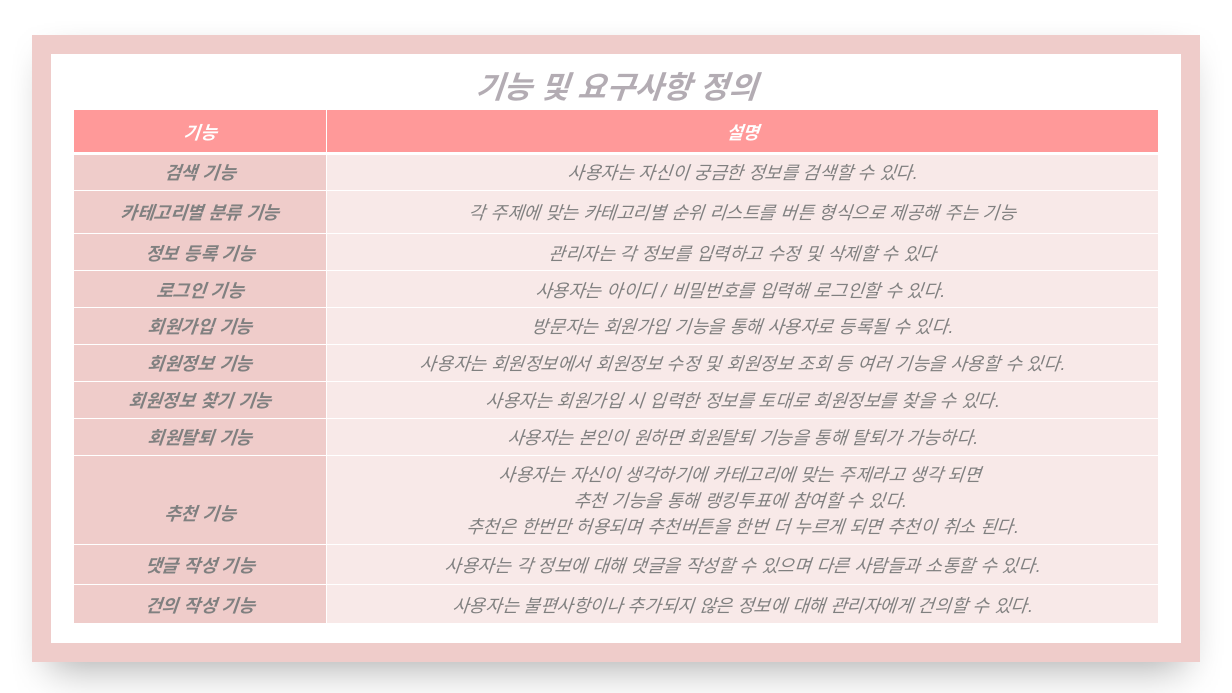
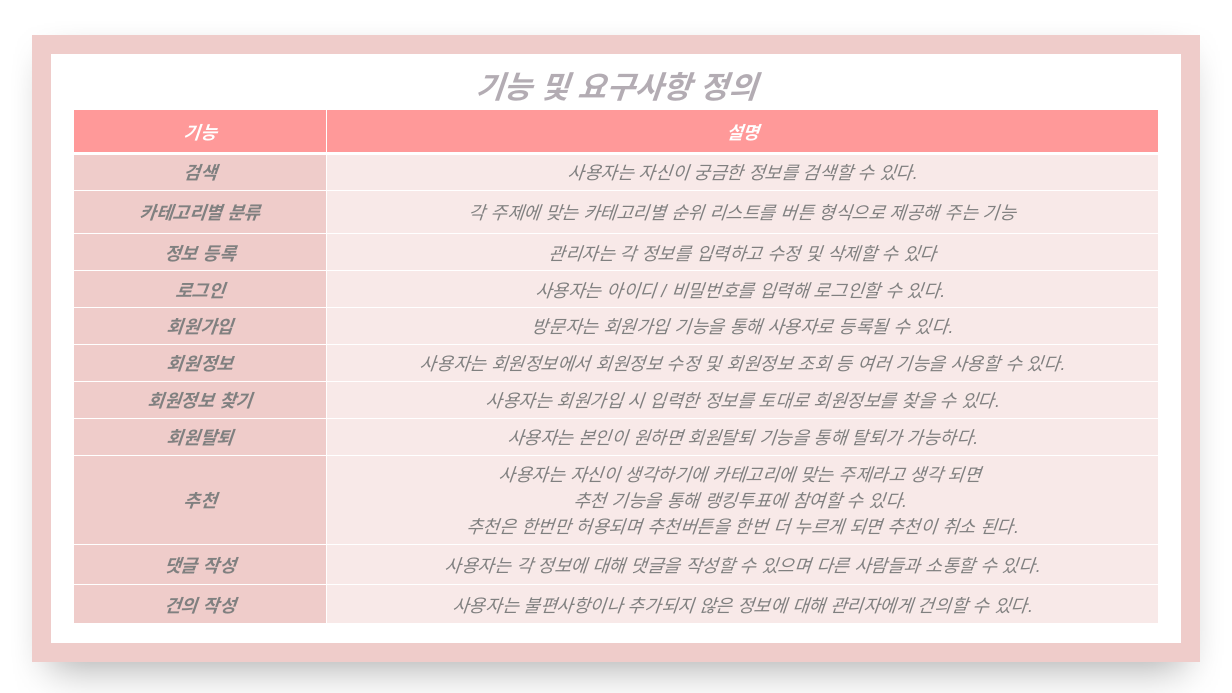
Before and after one commit to What-The-Pork/meeting-log, a slide deck: slide 10 of 팀프로젝트 발표.pptx (slide 9 before the commit). Drawn at 1232x693 pixels with LibreOffice and Linux fonts; fonts in the diff are those of the drawing. Boxes give left, top, right and bottom in pixels: in the first picture for what was removed or moved away, otherwise in the second. Text is boxed around its words. In the diff, an @@ line names an element or a change of style, - is before the commit and + after.

```diff
--- a/팀프로젝트 발표.pptx
+++ b/팀프로젝트 발표.pptx
@@ table at [73, 110, 1159, 625] @@
-row 2, column 1: 검색 기능
+row 2, column 1: 검색
-row 3, column 1: 카테고리별 분류 기능
+row 3, column 1: 카테고리별 분류
-row 4, column 1: 정보 등록 기능
+row 4, column 1: 정보 등록
-row 5, column 1: 로그인 기능
+row 5, column 1: 로그인
-row 6, column 1: 회원가입 기능
+row 6, column 1: 회원가입
-row 7, column 1: 회원정보 기능
+row 7, column 1: 회원정보
-row 8, column 1: 회원정보 찾기 기능
+row 8, column 1: 회원정보 찾기
-row 9, column 1: 회원탈퇴 기능
+row 9, column 1: 회원탈퇴
-row 10, column 1: 추천 기능
+row 10, column 1: 추천
-row 11, column 1: 댓글 작성 기능
+row 11, column 1: 댓글 작성
-row 12, column 1: 건의 작성 기능
+row 12, column 1: 건의 작성
```
Also in this commit, not shown: 7 other slides changed, 2 slides added.
